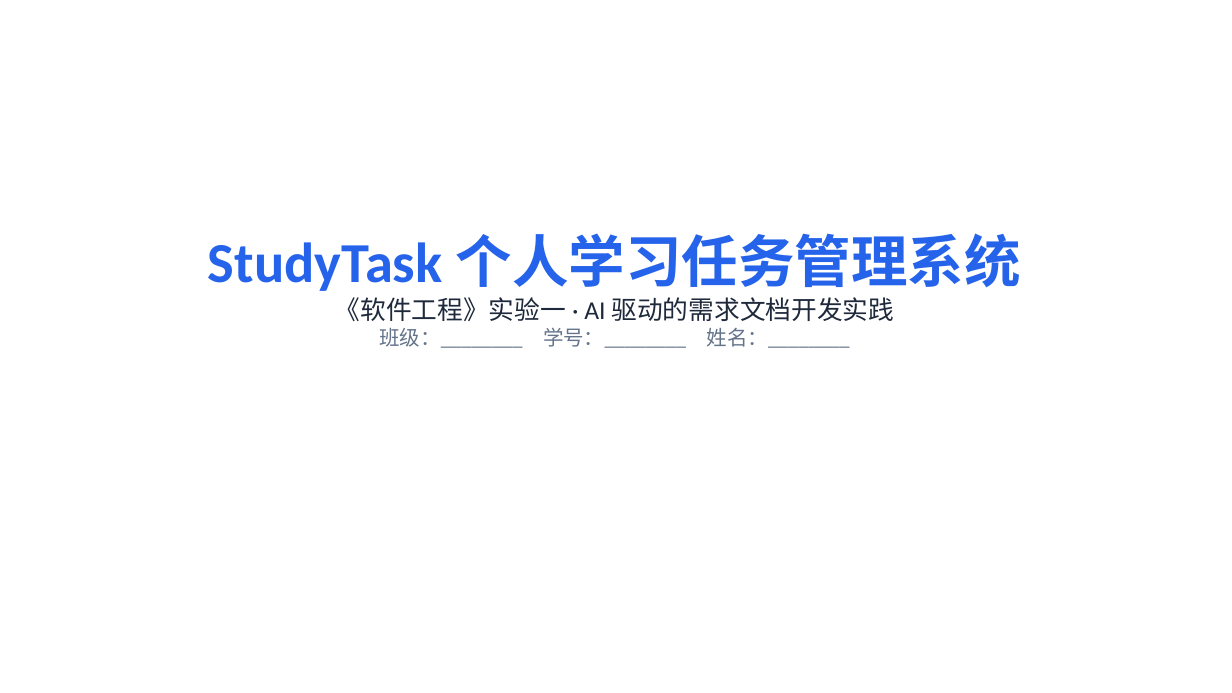
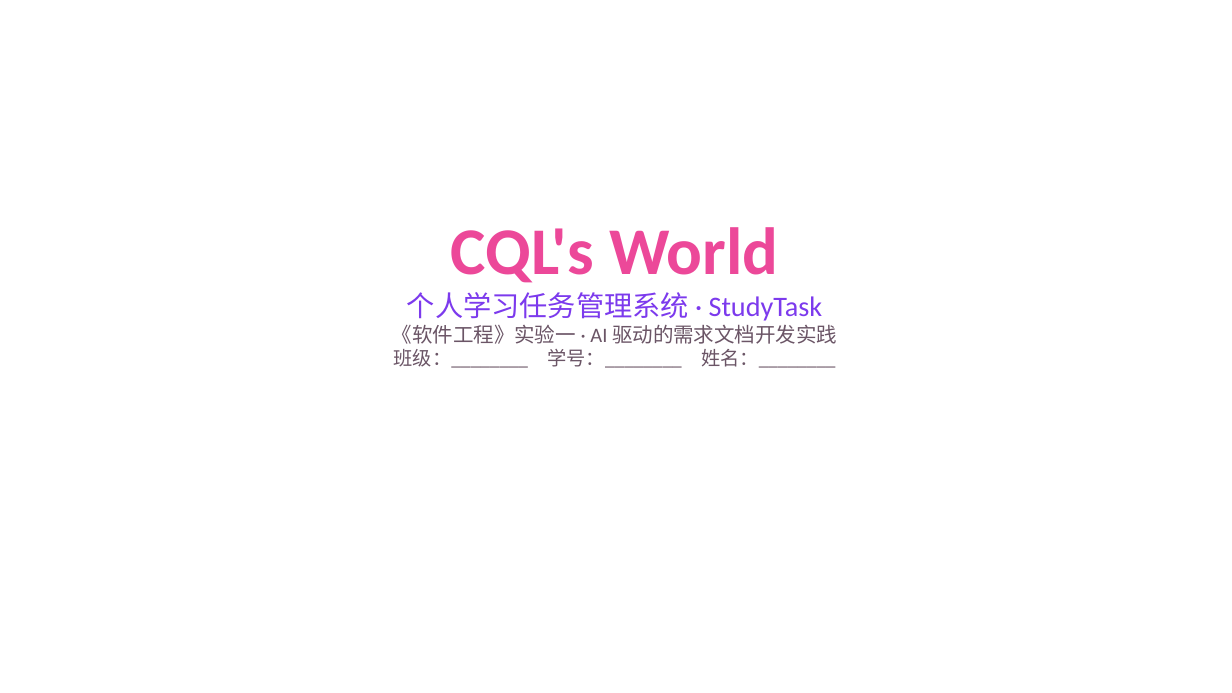
Before and after one commit to cql123-love/study-task, a slide deck: slide 1 of docs/实验一演示PPT.pptx. Drawn at 1232x693 pixels with LibreOffice and Linux fonts; fonts in the diff are those of the drawing. Boxes give left, top, right and bottom in pixels: in the first picture for what was removed or moved away, otherwise in the second. Text is boxed around its words. In the diff, an @@ line names an element or a change of style, - is before the commit and + after.

Commit message:
feat: 界面品牌化改版——CQL's World 粉色主题
- 品牌名改为 CQL's World（项目代号 StudyTask 保留），粉紫渐变视觉体系
- 首页新增渐变 Hero 欢迎横幅，统计卡片加顶部渐变描边与渐变数字
- 全局圆角体系 16px 卡片 + 999px 胶囊按钮，表单聚焦粉色光晕
- 空状态/详情/删除页文案品牌化（🌸 / ✦ / 💔）
- 同步更新 README、验收表、作业提交说明、实验报告、演示PPT
- AI_DEV_LOG 记录问题4（改版文案引发测试断言失败→同步断言后13条全过）

```diff
--- a/docs/实验一演示PPT.pptx
+++ b/docs/实验一演示PPT.pptx
@@ text "CQL's World": place and size @@
-text "CQL's World" at [208, 233, 1021, 348]
+text "CQL's World" at [392, 227, 837, 368]
@@ text at [407, 227, 823, 321]: text changed; size 44 to 22 pt; text colour #2563EB to #7C3AED; bold off @@
-StudyTask 个人学习任务管理系统
+CQL's World
+个人学习任务管理系统 · StudyTask
@@ text at [392, 325, 837, 368]: size 20 to 16 pt, text colour #1E293B to #6B5566 in "《软件工程》实验一 · AI 驱动的需求文档开发实践"; size 16 to 15 pt, text colour #64748B to #6B5566 in "班级：________ 学号：________ 姓名：________" @@
```
Also in this commit, not shown: 6 other slides changed, 12 other files.
